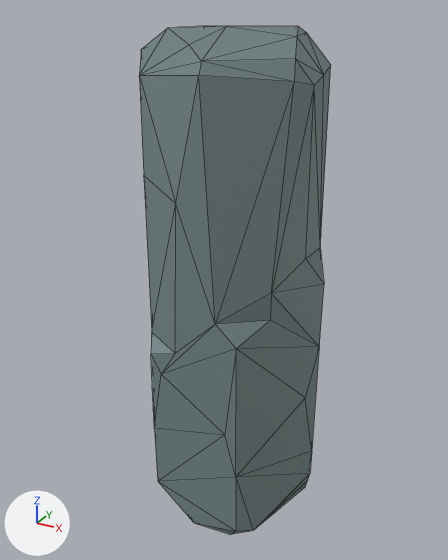
The FBX model src/Client/Resources/FBX/Models/GimmicksRAW.fbx, before and after one commit.
One viewpoint serves both versions: a 50 mm lens placed at (1.022, -1.934, 0.987), pointed at (-0.027, -0.028, 0.034). Lighting does not change. The marker at lower left points along +X, +Y and +Z. Mesh edges are drawn as thin lines. Where no turn or scale is listed for an object, it has been applied to the vertices.

Objects in the first picture: 'SM_Env_Rock_Pillar_04'.
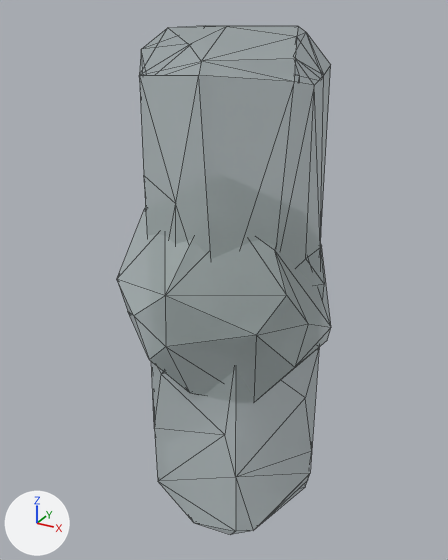
Edits to the bpy script that builds the scene:
```text
Change img_mi_rock_basecolor_png:
    img_mi_rock_basecolor_png: load_image('MI_Rock_BaseColor.png', 'MI_Rock_BaseColor.png', 1024, 1024, 'sRGB') -> load_image('MI_Rock_BaseColor.png', 'MI_Rock_BaseColor.png', 1024, 1024, 'Non-Color')
Change mat_mi_rock:
    where n3 = _N.new('ShaderNodeTexImage'); n3.name = 'Image Texture.001'
    n3.image: img_mi_rock_normal_png -> img_mi_rock_basecolor_png
    add n5 = _N.new('ShaderNodeTexImage'); n5.name = 'Image Texture.002'
    add n5.image = img_mi_rock_normal_png
    where n4 = _N.new('ShaderNodeNormalMap'); n4.name = 'Normal Map'
    remove _L.new(n3.outputs[0], n4.inputs[1])  # 'Color' to 'Color'
    where n0 = _N.new('ShaderNodeBsdfPrincipled'); n0.name = 'Principled BSDF'
    add _L.new(n3.outputs[0], n0.inputs[4])  # 'Color' to 'Alpha'
    add _L.new(n5.outputs[0], n4.inputs[1])  # 'Color' to 'Color'
Add mat_mi_rock_001:
    mat_mi_rock_001 = bpy.data.materials.new('MI_Rock.001')
    # uses the picture img_mi_rock_basecolor_png
    # uses the picture img_mi_rock_normal_png
Change me_sm_env_rock_pillar_04:
    where me_sm_env_rock_pillar_04.from_pydata(...)  # 75 vertices, 146 faces; spans x -0.36..0.36, y -0.31..0.31, z -0.93..0.93
    remove me_sm_env_rock_pillar_04.materials.append(mat_mi_rock)
    add me_sm_env_rock_pillar_04.materials.append(mat_mi_rock_001)
Add me_sm_env_rock_round_03:
    me_sm_env_rock_round_03.from_pydata(...)  # 48 vertices, 92 faces; spans x -0.412..0.413, y -0.429..0.369, z -0.44..0.446
    me_sm_env_rock_round_03.materials.append(mat_mi_rock)
Add ob_sm_env_rock_round_03:
    ob_sm_env_rock_round_03 = bpy.data.objects.new('SM_Env_Rock_Round_03', me_sm_env_rock_round_03)
    ob_sm_env_rock_round_03.location = (0.0, 0.0, 0.0)
```

Location of each change, (x1, y1, x2, y2) in pixels of the pictures (448 x 560 px):
'SM_Env_Rock_Pillar_04', surface changed, recoloured
    both: (139, 26, 331, 534)
'SM_Env_Rock_Round_03', added
    after: (117, 208, 331, 400)
